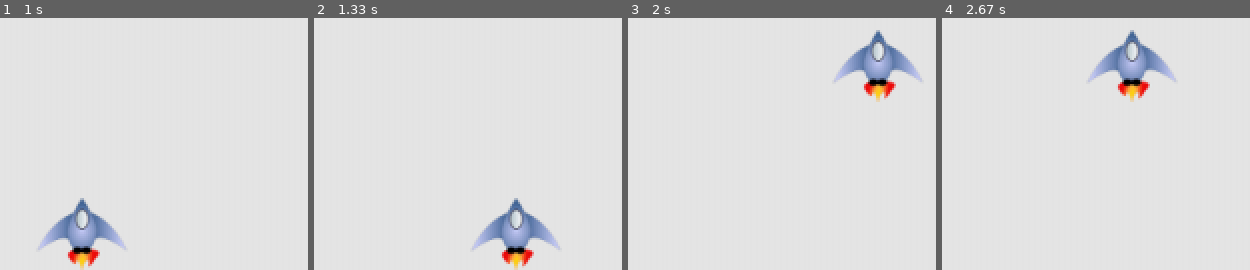
Above: before the commit, frames 1-4 (left to right).
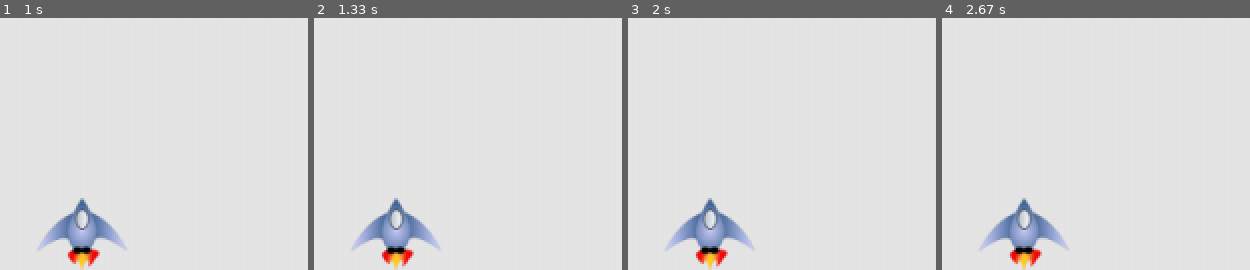
Above: after the commit, the same moments.

Repository: DaMiLi/py_game
Game: pygame game, started from aircraft_war/aircraft_war.py
Two runs of this game, one before a commit and one after it. Both use one fixed random seed, a clock stepped at 60 frames per second and the inputs below.
Inputs (mouse positions are in pixels of both pictures, inside the frame that each line leads up to):
- Up to frame 1 (1 s): tap Enter at 0.33 s; click (outside the picture) at 0.72 s
- Up to frame 2 (1.33 s): hold Right from 1 s (still down); move the mouse to (outside the picture) at 1.03 s
- Up to frame 3 (2 s): release Right at 1.47 s; hold Up 1.5-1.97 s
- Up to frame 4 (2.67 s): hold Left from 2.5 s (still down)

Frame 1 is identical in both runs. In frame 2, 6.2% of the frame differs, in the area x 12-80%, y 71-100%; in frame 3, 6.2%; in frame 4, 6.2%.

Commit message:
game stats commit

Diff:
--- a/aircraft_war/aircraft_war.py
+++ b/aircraft_war/aircraft_war.py
@@ -3,21 +3,27 @@
 
 from settings import Settings
 from ship import Ship
+from button import Button
+from game_stats import GameStats
 
 import game_functions as gf
 
 def run_game():
     pygame.init()
-    aircraft_settings=Settings()
-    screen=pygame.display.set_mode((aircraft_settings.screen_width,aircraft_settings.screen_height))
-    ship=Ship(aircraft_settings,screen)
-    bullets=Group()
+    aircraft_settings = Settings()
+    stats = GameStats(aircraft_settings)
+    screen = pygame.display.set_mode((aircraft_settings.screen_width, aircraft_settings.screen_height))
+    ship=Ship(aircraft_settings, screen)
+    bullets = Group()
     pygame.display.set_caption("Aircraft War")
 
+    play_button = Button(aircraft_settings, screen, "Play")
+
     while True:
-        gf.check_events(ship,bullets)
-        ship.update()
-        bullets.update()
-        gf.update_screen(aircraft_settings,screen,ship,bullets)
+        gf.check_events(aircraft_settings, screen,ship, bullets, play_button, stats)
+        if stats.game_active:
+            ship.update()
+            gf.update_bullets(bullets)
+        gf.update_screen(aircraft_settings, screen, ship, bullets, play_button)
 
 run_game()
--- a/aircraft_war/bullet.py
+++ b/aircraft_war/bullet.py
@@ -3,22 +3,22 @@
 
 class Bullet(Sprite):
     """ class to manage bullets fired by the shop."""
-    def __init__(self,aircraft_settings,screen,ship):
+    def __init__(self, aircraft_settings, screen, ship):
         super().__init__()
-        self.screen=screen
+        self.screen = screen
 
-        self.rect=pygame.Rect(0,0,aircraft_settings.bullet_width,aircraft_settings.bullet_height)
-        self.rect.centerx=ship.rect.centerx
-        self.rect.top=ship.rect.top
+        self.rect = pygame.Rect(0, 0, aircraft_settings.bullet_width, aircraft_settings.bullet_height)
+        self.rect.centerx = ship.rect.centerx
+        self.rect.top = ship.rect.top
 
-        self.y=float(self.rect.y)
+        self.y = float(self.rect.y)
 
-        self.color=aircraft_settings.bullet_color
-        self.speed_factor=aircraft_settings.bullet_speed_factor
+        self.color = aircraft_settings.bullet_color
+        self.speed_factor = aircraft_settings.bullet_speed_factor
 
     def update(self):
         self.y -= self.speed_factor
         self.rect.y = self.y
 
     def draw_bullet(self):
-        pygame.draw.rect(self.screen,self.color,self.rect)
+        pygame.draw.rect(self.screen, self.color, self.rect)
--- a/aircraft_war/button.py
+++ b/aircraft_war/button.py
@@ -0,0 +1,26 @@
+import pygame.font
+
+class Button():
+    def __init__(self, aircraft_settings, screen, msg):
+        self.screen = screen
+        self.screen_rect = screen.get_rect()
+
+        self.width,self.height = 200, 50
+        self.button_color = (0, 255, 0)
+        self.text_color = (255, 255, 255)
+        self.font = pygame.font.SysFont(None, 48)
+
+        self.rect = pygame.Rect(0, 0, self.width, self.height)
+        self.rect.center = self.screen_rect.center
+
+        self.prep_msg(msg)
+
+    def prep_msg(self, msg):
+        self.msg_image = self.font.render(msg, True, self.text_color,
+            self.button_color)
+        self.msg_image_rect = self.msg_image.get_rect()
+        self.msg_image_rect.center = self.rect.center
+
+    def draw_button(self):
+        self.screen.fill(self.button_color, self.rect)
+        self.screen.blit(self.msg_image, self.msg_image_rect)
--- a/aircraft_war/game_functions.py
+++ b/aircraft_war/game_functions.py
@@ -1,44 +1,57 @@
 import sys
 import pygame
 
-def check_keydown_events(event,ship):
-    if event.key==pygame.K_RIGHT:
-        ship.moving_right=True
-    elif event.key==pygame.K_LEFT:
-        ship.moving_left=True
-    elif event.key==pygame.K_UP:
-        ship.moving_up=True
-    elif event.key==pygame.K_DOWN:
-        ship.moving_down=True
+from bullet import Bullet
 
-def check_keyup_events(event,ship):
-    if event.key==pygame.K_RIGHT:
-        ship.moving_right=False
-    elif event.key==pygame.K_LEFT:
-        ship.moving_left=False
-    elif event.key==pygame.K_UP:
-        ship.moving_up=False
-    elif event.key==pygame.K_DOWN:
-        ship.moving_down=False
+def check_keydown_events(event, ship):
+    if event.key == pygame.K_RIGHT:
+        ship.moving_right = True
+    elif event.key == pygame.K_LEFT:
+        ship.moving_left = True
+    elif event.key == pygame.K_UP:
+        ship.moving_up = True
+    elif event.key == pygame.K_DOWN:
+        ship.moving_down = True
 
-def check_events(ship,bullets):
+def check_keyup_events(event, ship):
+    if event.key == pygame.K_RIGHT:
+        ship.moving_right = False
+    elif event.key == pygame.K_LEFT:
+        ship.moving_left = False
+    elif event.key == pygame.K_UP:
+        ship.moving_up = False
+    elif event.key == pygame.K_DOWN:
+        ship.moving_down = False
+
+def check_events(aircraft_settings, screen, ship, bullets, play_button, stats):
     for event in pygame.event.get():
-        if event.type==pygame.QUIT:
+        if event.type == pygame.QUIT:
             sys.exit()
-        elif event.type==pygame.KEYDOWN:
-            check_keydown_events(event,ship)
+        elif event.type == pygame.KEYDOWN:
+            check_keydown_events(event, ship)
         elif event.type==pygame.KEYUP:
             check_keyup_events(event,ship)
         elif event.type == pygame.MOUSEBUTTONDOWN:
             mouse_x, mouse_y = pygame.mouse.get_pos()
-            check_play_button(event,ship,bullets)
+            check_play_button(aircraft_settings, screen, event, ship, bullets, mouse_x, mouse_y, play_button, stats)
 
-def check_play_button(event,ship,bullets):
+def check_play_button(aircraft_settings, screen, event, ship, bullets, mouse_x, mouse_y, play_button, stats):
     pass
 
-def update_screen(aircraft_settings,screen,ship,bullets):
+def update_screen(aircraft_settings, screen, ship, bullets, play_button):
     screen.fill(aircraft_settings.bg_color)
     for bullet in bullets.sprites():
         bullet.draw_bullet()
     ship.blitme()
     pygame.display.flip()
+
+def update_bullets(bullets):
+    bullets.update()
+    for bullet in bullets.copy():
+        if bullet.rect.bottom<=0:
+            bullets.remove(bullet)
+
+def fire_bullet(aircraft_settings,screen,ship,bullets):
+    if len(bullets) < aircraft_settings.bullets_allowed:
+        new_bullet = Bullet(aircraft_settings,screen,ship)
+        bullets.add(new_bullet)
--- a/aircraft_war/settings.py
+++ b/aircraft_war/settings.py
@@ -1,14 +1,16 @@
 class Settings(object):
     """doc string for Settings"""
     def __init__(self):
-        self.screen_width=1200
-        self.screen_height=800
+        self.screen_width = 1200
+        self.screen_height = 800
 
-        self.bg_color=(230,230,230)
+        self.bg_color = (230, 230, 230)
 
-        self.ship_speed=4
+        self.ship_speed = 4
+        self.ship_limit = 3
 
-        self.bullet_width=5
-        self.bullet_height=15
-        self.bullet_color=60, 60, 60
-        self.bullet_speed_factor=1.5
+        self.bullet_width = 5
+        self.bullet_height = 15
+        self.bullet_color = 60, 60, 60
+        self.bullet_speed_factor = 1.5
+        self.bullets_allowed = 3
--- a/aircraft_war/ship.py
+++ b/aircraft_war/ship.py
@@ -1,34 +1,34 @@
 import pygame
 
 class Ship():
-    def __init__(self,aircraft_settings,screen):
-        self.screen=screen
-        self.aircraft_settings=aircraft_settings
+    def __init__(self, aircraft_settings, screen):
+        self.screen = screen
+        self.aircraft_settings = aircraft_settings
 
-        self.image=pygame.image.load('images/ship.bmp')
-        self.rect=self.image.get_rect()
-        self.scree_rect=screen.get_rect()
+        self.image = pygame.image.load('images/ship.bmp')
+        self.rect = self.image.get_rect()
+        self.scree_rect = screen.get_rect()
 
-        self.rect.centerx=self.scree_rect.centerx
-        self.rect.bottom=self.scree_rect.bottom
+        self.rect.centerx = self.scree_rect.centerx
+        self.rect.bottom = self.scree_rect.bottom
 
-        self.moving_right=False
-        self.moving_left=False
-        self.moving_up=False
-        self.moving_down=False
+        self.moving_right = False
+        self.moving_left = False
+        self.moving_up = False
+        self.moving_down = False
 
     def blitme(self):
-        self.screen.blit(self.image,self.rect)
+        self.screen.blit(self.image, self.rect)
 
     def update(self):
         if self.moving_right:
-            if self.rect.centerx<=self.aircraft_settings.screen_width-30:
+            if self.rect.centerx <= self.aircraft_settings.screen_width - 30:
                 self.rect.centerx += self.aircraft_settings.ship_speed
         if self.moving_left:
-            if self.rect.centerx>=30:
+            if self.rect.centerx >= 30:
                 self.rect.centerx -= self.aircraft_settings.ship_speed
         if self.moving_up:
-            if self.rect.bottom>=50:
+            if self.rect.bottom >= 50:
                 self.rect.bottom -= self.aircraft_settings.ship_speed
         if self.moving_down:
             if self.rect.bottom<self.aircraft_settings.screen_height:
